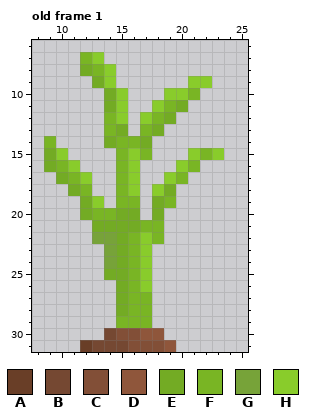
File history of a pixel-art file, Twisted Petal/Assets/Aseprite/Enemies/Animated/Stationary/onion.ase. This is how it looked before the edit.
32x32 pixels, 1 frame. Shown: old frame 1: x 8..25, y 6..31. The commit also changed other frames, which this record leaves out.
Palette (. is transparent): A #693e27  B #754832  C #824f37  D #8f563b  E #73ab24  F #79b524  G #77a339  H #89cc2b
Pixels before, old frame 1, first column x 9:
 7 ...FH..........
 8 ...EFH.........
 9 ....EH......HH.
10 .....EH...HHF..
11 .....EH..HFE...
12 .....FH.HFE....
13 .....FE.FE.....
14 F....EFFE......
15 EH....FHF...HFH
16 EFH...FH...HF..
17 .EFH..FH..HF...
18 ..EF..FH.HE....
19 ...EH.FF.EF....
20 ...EFFEE.E.....
21 ....EEEEFF.....
22 ....GGEFHF.....
23 .....GEFH......
24 .....GEFH......
25 .....EEFH......
26 ......EFH......
27 ......EFF......
28 ......EFF......
29 ......FFF......
30 .....BCCDD.....
31 ...ABBBCCCD....
And afterwards:
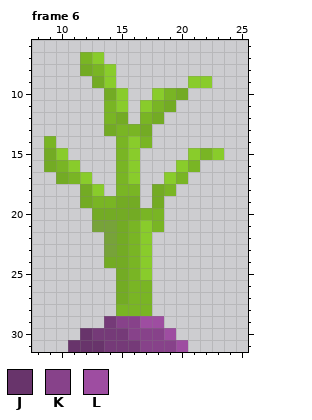
Colours new in this view: J #68346b  K #87428a  L #9e4da1
A new or re-ordered frame is compared with the old frame closest to it.
Edits made:
frames 1 -> 10
colour B: #754832 -> #753a78
Frame 6 is new; against old frame 1:
y 10: x 18..21 .HHF -> HFE.
y 11: x 14 E -> F; x 17..20 .HFE -> HFE.
y 12: x 15 H -> E; x 17..19 HFE -> FE.
y 13: x 14..18 FE.FE -> EFFE.
y 14: x 14 E -> .; x 16..17 FE -> HF
y 15: x 17 F -> .
y 18: x 11..13 EF. -> .EH; x 16 H -> F; x 18..19 HE -> EF
y 19: x 13..16 H.FF -> FFEE; x 19 F -> .
y 20: x 12..14 EFF -> .EE; x 17..18 .E -> FF
y 21: x 13..14 EE -> GG; x 16..17 EF -> FH
y 22: x 13 G -> .; x 18 F -> .
y 24: x 14 G -> E
y 25: x 14 E -> .
y 26: x 17 H -> F
y 28: x 15 E -> F
y 29: x 14..18 .FFF. -> BKKLL
y 30: x 12..13 .. -> JB; x 15..19 CCDD. -> BKKKL
y 31: x 11..13 .AB -> JJJ; x 16..20 CCCD. -> BKKKL
Changed places in both pictures, as pixel boxes (x1, y1, x2, y2):
changed: (68, 88, 200, 352)
